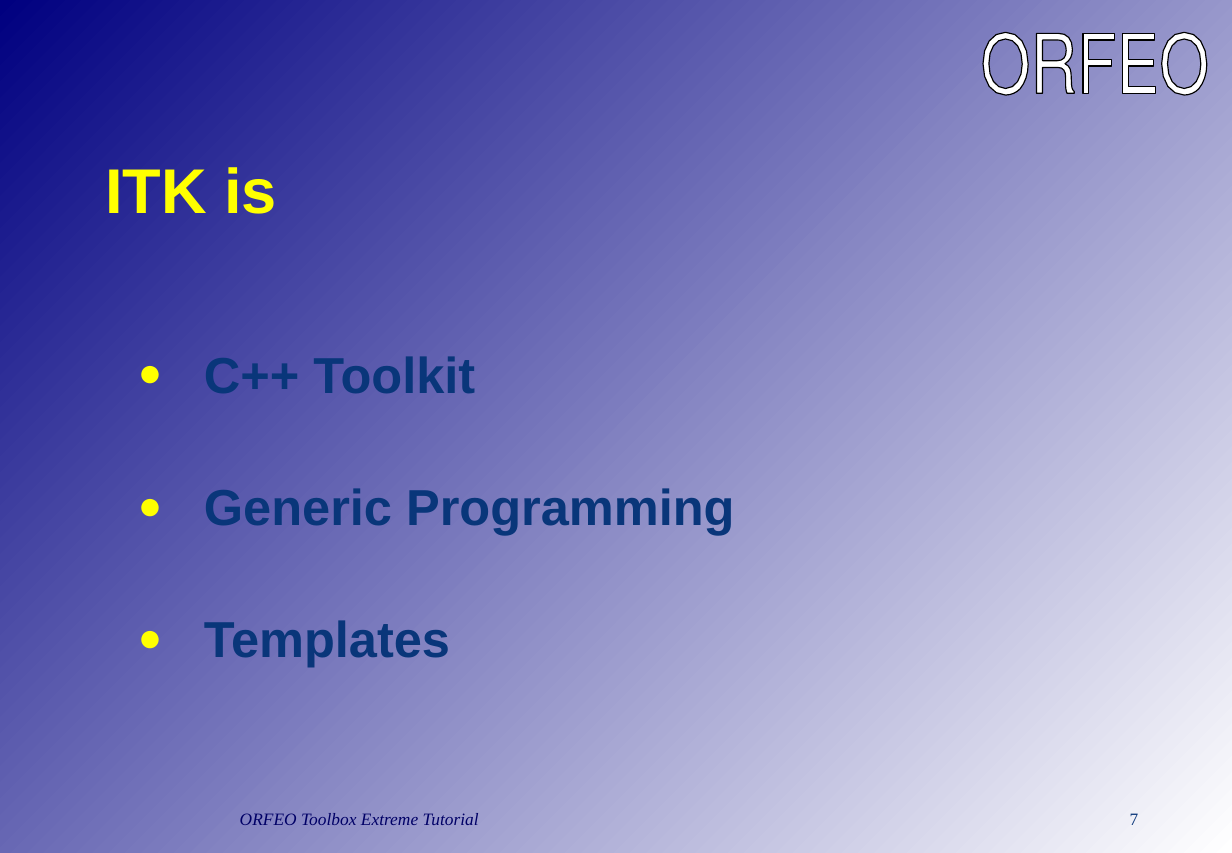
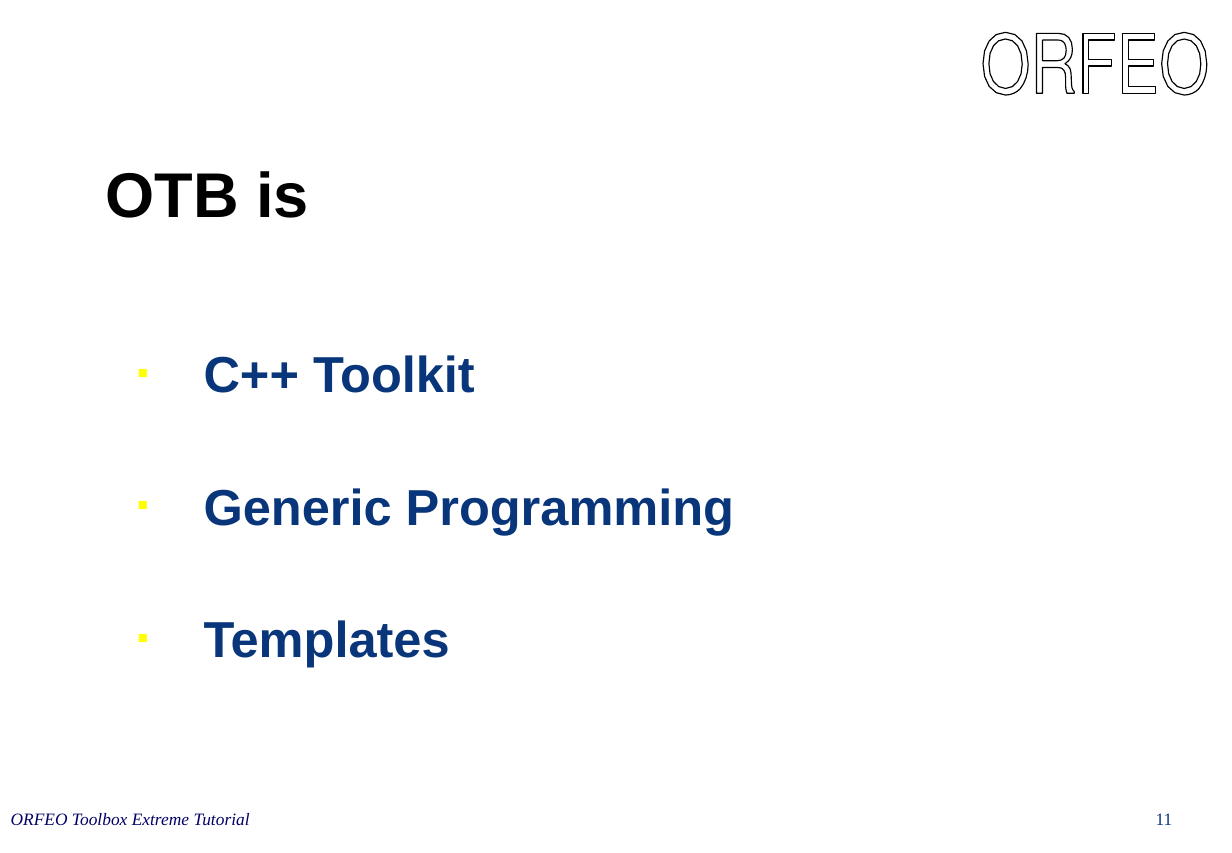
Before and after one commit to orfeotoolbox/OTB-Documents, a slide deck: slide 11 of CourseWare/OTBIn90Minutes.ppt (slide 7 before the commit). Drawn at 1232x853 pixels with LibreOffice and Linux fonts; fonts in the diff are those of the drawing. Boxes give left, top, right and bottom in pixels: in the first picture for what was removed or moved away, otherwise in the second. Text is boxed around its words. In the diff, an @@ line names an element or a change of style, - is before the commit and + after.

```diff
--- a/CourseWare/OTBIn90Minutes.ppt
+++ b/CourseWare/OTBIn90Minutes.ppt
@@ background gradient #000080 to #FFFFFF to #FFFFFF @@
@@ title at (105, 171, 309, 218): text changed; text colour #FFFF00 to #000000 @@
-ITK is
+OTB is
@@ text "C++ Toolkit" at (204, 355, 734, 667): bullet ● to ■; line spacing 63.9pt to 63.8pt @@
@@ text "ORFEO Toolbox Extreme Tutorial": place and size @@
-text "ORFEO Toolbox Extreme Tutorial" at (240, 813, 479, 825)
+text "ORFEO Toolbox Extreme Tutorial" at (11, 813, 250, 825)
@@ page number removed at (1130, 813, 1139, 825) @@
-7
@@ page number added at (1156, 813, 1173, 825), 11 pt, text #09367A @@
+11
```
Also in this commit, not shown: 23 other slides changed, 8 slides added, 3 slides removed.
